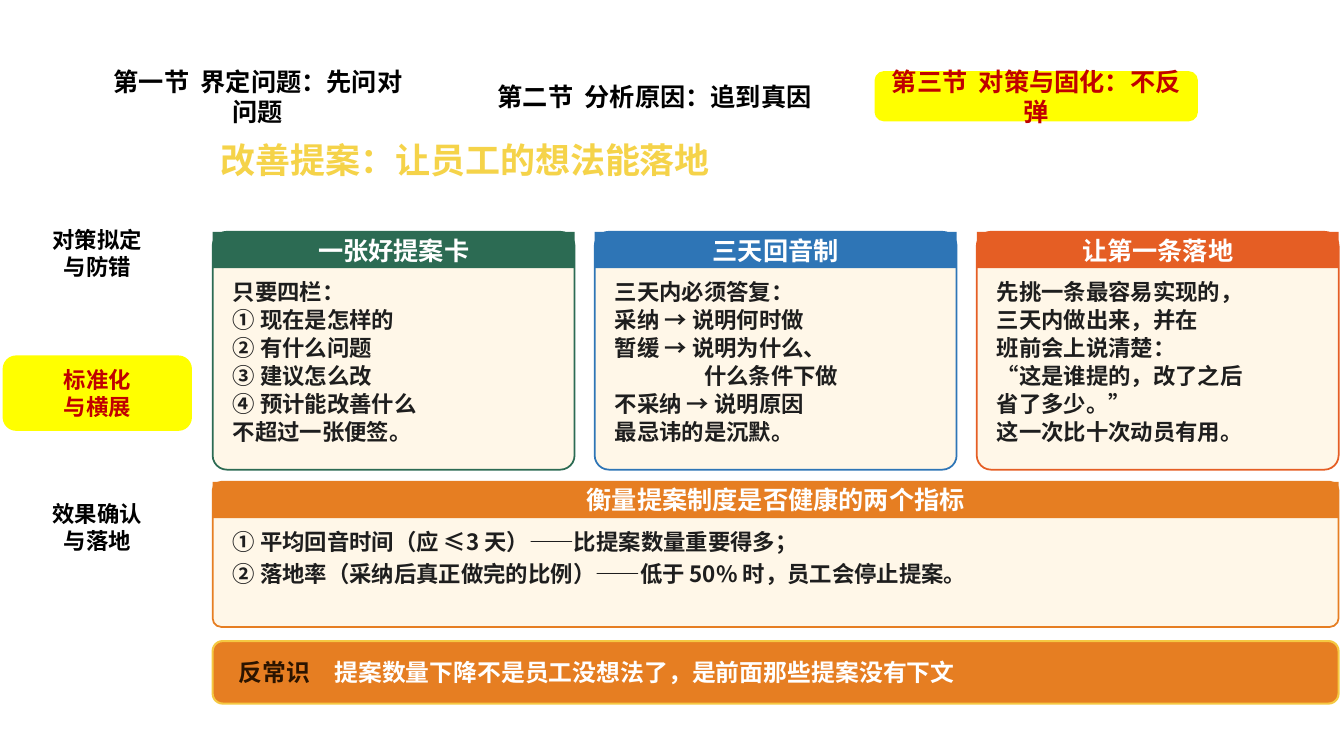
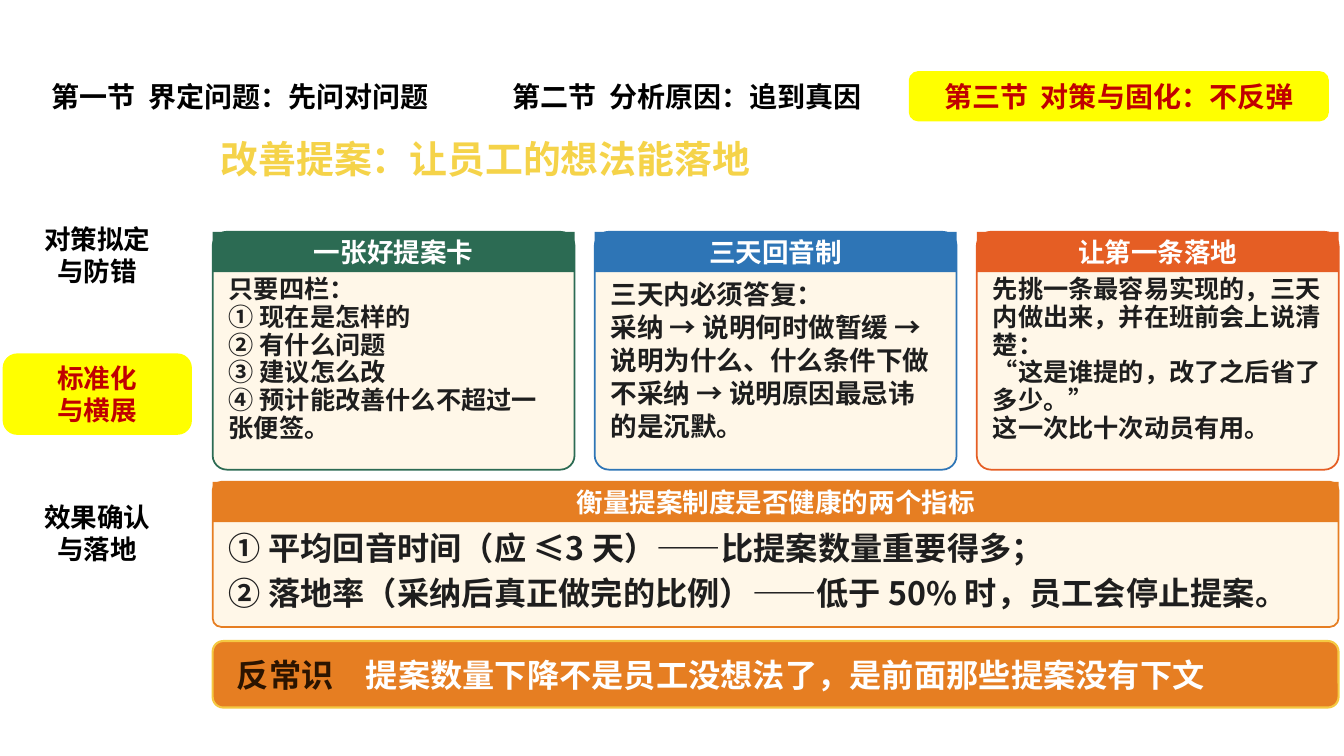
Before and after one commit to caixinyu2017-star/xixi, a slide deck: slide 56 of 管理技能课-问题分析与解决.pptx. Drawn at 1344x756 pixels with LibreOffice and Linux fonts; fonts in the diff are those of the drawing; background and template pictures are left out. Boxes give left, top, right and bottom in pixels: in the first picture for what was removed or moved away, otherwise in the second. Text is boxed around its words. In the diff, an @@ line names an element or a change of style, - is before the commit and + after.

```diff
--- a/管理技能课-问题分析与解决.pptx
+++ b/管理技能课-问题分析与解决.pptx
@@ text "问题分析与解决" moved from (x1=30, y1=0, x2=1311, y2=68) to (x1=10, y1=0, x2=1334, y2=68) @@
@@ text "问题分析与解决" at (x1=10, y1=0, x2=1334, y2=68): size 26 to 28 pt; alignment left to centre @@
@@ rounded rectangle "第一节 界定问题：先问对问题" resized from (x1=92, y1=73, x2=424, y2=120) to (x1=16, y1=73, x2=465, y2=120) @@
@@ rounded rectangle "第二节 分析原因：追到真因" resized from (x1=465, y1=73, x2=845, y2=120) to (x1=479, y1=73, x2=896, y2=120) @@
@@ size 18 to 20 pt in 3 elements at (x1=479, y1=73, x2=896, y2=120), (x1=16, y1=73, x2=465, y2=120), (x1=910, y1=73, x2=1328, y2=120) @@
@@ rounded rectangle "第三节 对策与固化：不反弹" resized from (x1=876, y1=73, x2=1197, y2=120) to (x1=910, y1=73, x2=1328, y2=120) @@
@@ text "改善提案：让员工的想法能落地" at (x1=221, y1=141, x2=750, y2=177): size 25 to 27 pt @@
@@ rounded rectangle "对策拟定" resized from (x1=4, y1=217, x2=191, y2=289) to (x1=4, y1=216, x2=191, y2=294) @@
@@ rectangle "一张好提案卡" resized from (x1=213, y1=232, x2=575, y2=268) to (x1=213, y1=232, x2=575, y2=272) @@
@@ rectangle "三天回音制" resized from (x1=595, y1=232, x2=957, y2=268) to (x1=595, y1=232, x2=957, y2=272) @@
@@ size 18 to 19 pt in 4 elements at (x1=213, y1=482, x2=1339, y2=522), (x1=213, y1=232, x2=575, y2=272), (x1=595, y1=232, x2=957, y2=272), (x1=977, y1=232, x2=1339, y2=272) @@
@@ rectangle "让第一条落地" resized from (x1=977, y1=232, x2=1339, y2=268) to (x1=977, y1=232, x2=1339, y2=272) @@
@@ text at (x1=229, y1=276, x2=537, y2=440): text changed; size 16 to 18 pt @@
-只要四栏：
-① 现在是怎样的
-② 有什么问题
-③ 建议怎么改
-④ 预计能改善什么
-不超过一张便签。
+只要四栏：
+① 现在是怎样的
+② 有什么问题
+③ 建议怎么改
+④ 预计能改善什么不超过一张便签。
@@ text at (x1=611, y1=281, x2=930, y2=439): text changed; size 16 to 19 pt @@
-三天内必须答复：
-采纳 → 说明何时做
-暂缓 → 说明为什么、
-什么条件下做
-不采纳 → 说明原因
-最忌讳的是沉默。
+三天内必须答复：
+采纳 → 说明何时做暂缓 → 说明为什么、什么条件下做不采纳 → 说明原因最忌讳的是沉默。
@@ text at (x1=993, y1=276, x2=1321, y2=440): text changed; size 16 to 18 pt @@
-先挑一条最容易实现的，
-三天内做出来，并在
-班前会上说清楚：
-“这是谁提的，改了之后
-省了多少。”
-这一次比十次动员有用。
+先挑一条最容易实现的，三天内做出来，并在班前会上说清楚：
+“这是谁提的，改了之后省了多少。”
+这一次比十次动员有用。
@@ rounded rectangle "标准化" resized from (x1=4, y1=357, x2=191, y2=430) to (x1=4, y1=355, x2=191, y2=434) @@
@@ size 16 to 19 pt in 3 elements at (x1=4, y1=355, x2=191, y2=434), (x1=4, y1=216, x2=191, y2=294), (x1=4, y1=494, x2=191, y2=573) @@
@@ rounded rectangle "效果确认" resized from (x1=4, y1=491, x2=191, y2=564) to (x1=4, y1=494, x2=191, y2=573) @@
@@ rectangle "衡量提案制度是否健康的两个指标" resized from (x1=213, y1=482, x2=1339, y2=518) to (x1=213, y1=482, x2=1339, y2=522) @@
@@ text "① 平均回音时间（应 ≤3 天）——比提案数量重要得多；" at (x1=229, y1=532, x2=1287, y2=610): size 16 to 23 pt; line spacing 1.04 to 1.06 @@
@@ rounded rectangle resized from (x1=213, y1=641, x2=1339, y2=704) to (x1=213, y1=641, x2=1339, y2=708) @@
@@ text "反常识 提案数量下降不是员工没想法了，是前面那些提案没有下文" at (x1=237, y1=659, x2=1205, y2=692): size 17 to 23 pt @@
```
Also in this commit, not shown: 59 other slides changed, 28 other files.
